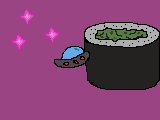
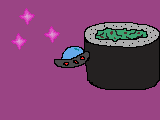
Layered file, before and after one edit (w=160, h=120). Changes by layer:
painted on "planeta" over left=96, top=29, right=147, bottom=41
